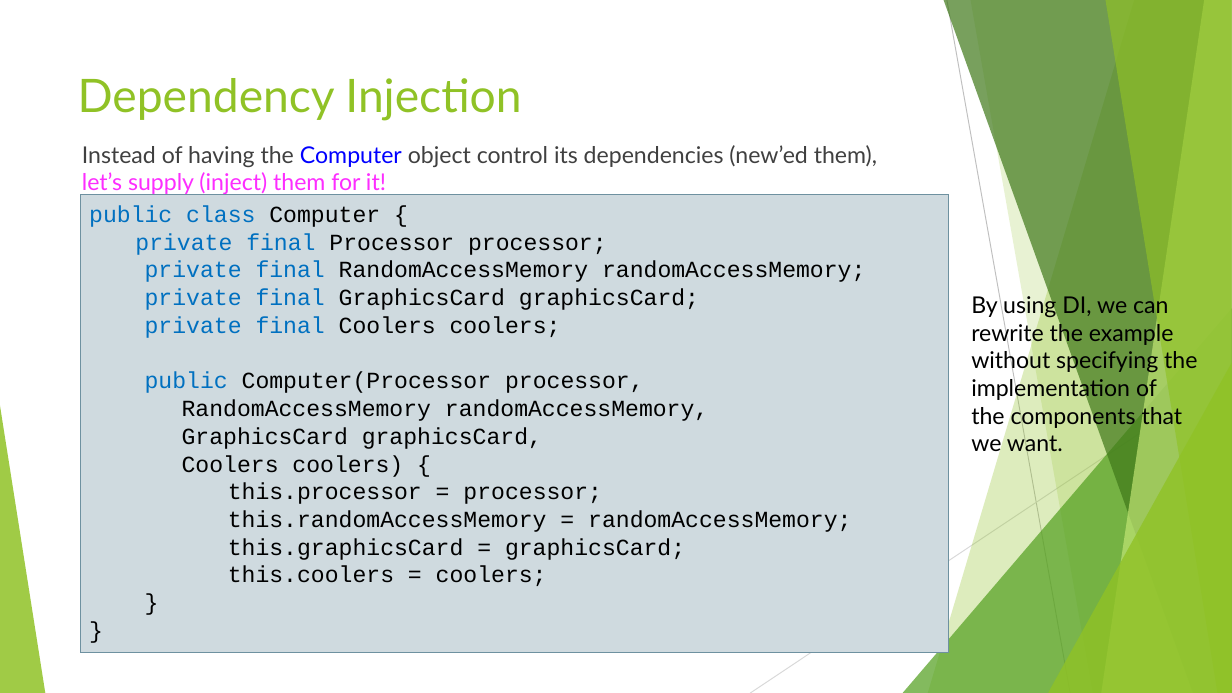
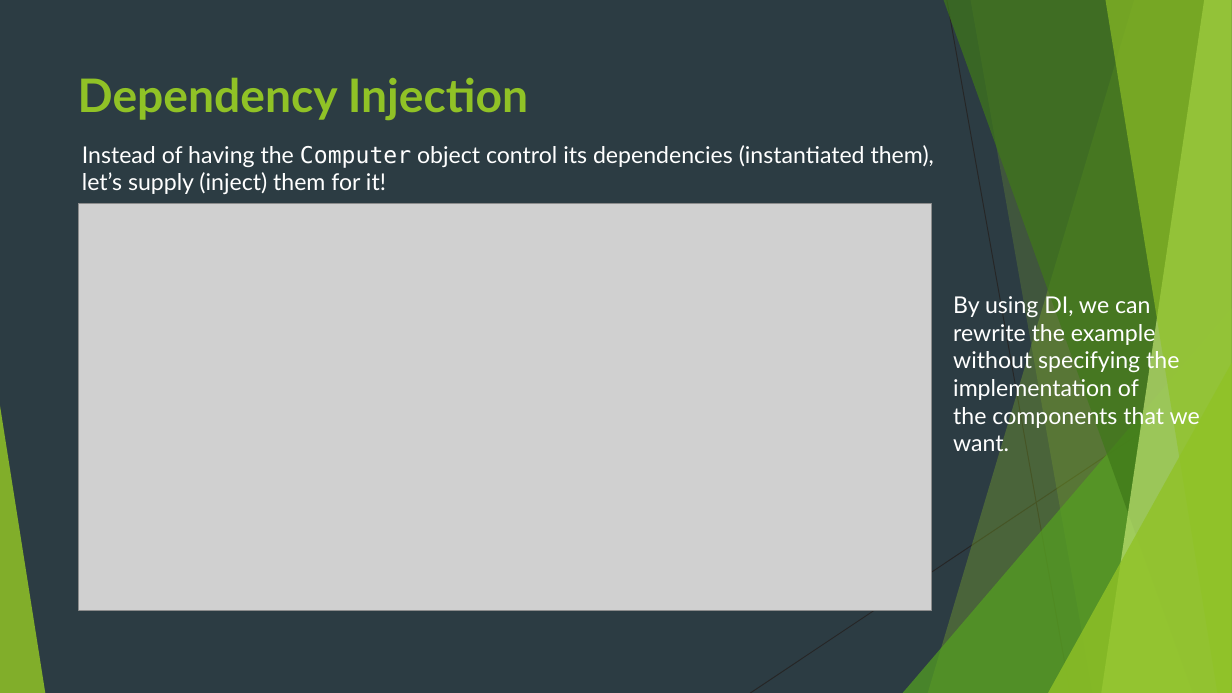
Before and after one commit to idanshal/sb-todo-app-tdp, a slide deck: slide 13 of course_data/presentations/practical_spring_boot_for_tdp.pptx (slide 14 before the commit). Drawn at 1232x693 pixels with LibreOffice and Linux fonts; fonts in the diff are those of the drawing; grey boxes stand for pictures. Boxes give left, top, right and bottom in pixels: in the first picture for what was removed or moved away, otherwise in the second. Text is boxed around its words. In the diff, an @@ line names an element or a change of style, - is before the commit and + after.

```diff
--- a/course_data/presentations/practical_spring_boot_for_tdp.pptx
+++ b/course_data/presentations/practical_spring_boot_for_tdp.pptx
@@ background #FFFFFF to #2C3C43 @@
@@ line (947, 0) - (1070, 693): stroke #BFBFBF 0.75 pt to #262626 0.75 pt @@
@@ title "Dependency Injection" at (78, 77, 528, 120): bold on @@
@@ text at (82, 145, 934, 194): text changed; text colour #404040 to #FFFFFF @@
-Instead of having the Computer object control its dependencies (new’ed them),
-let’s supply (inject) them for it!
+Instead of having the Computer object control its dependencies (instantiated them),
+let’s supply (inject) them for it!
@@ picture added at (79, 203, 932, 611) @@
@@ rectangle removed at (80, 195, 949, 653) @@
-public class Computer {
-private final Processor processor;
-private final RandomAccessMemory randomAccessMemory;
-private final GraphicsCard graphicsCard;
-private final Coolers coolers;
-public Computer(Processor processor,
-RandomAccessMemory randomAccessMemory,
-GraphicsCard graphicsCard,
-Coolers coolers) {
-this.processor = processor;
-this.randomAccessMemory = randomAccessMemory;
-this.graphicsCard = graphicsCard;
-this.coolers = coolers;
-}
-}
@@ text "By using DI, we can ...": place and size @@
-text "By using DI, we can ..." at (971, 293, 1197, 457)
+text "By using DI, we can ..." at (953, 296, 1200, 452)
@@ text "By using DI, we can ..." at (953, 296, 1200, 452): text colour #000000 to #FFFFFF @@
@@ line (1232, 372) - (750, 693): stroke #D9D9D9 0.75 pt to #262626 0.75 pt @@
```
Also in this commit, not shown: 12 other slides changed, 1 slide removed.
